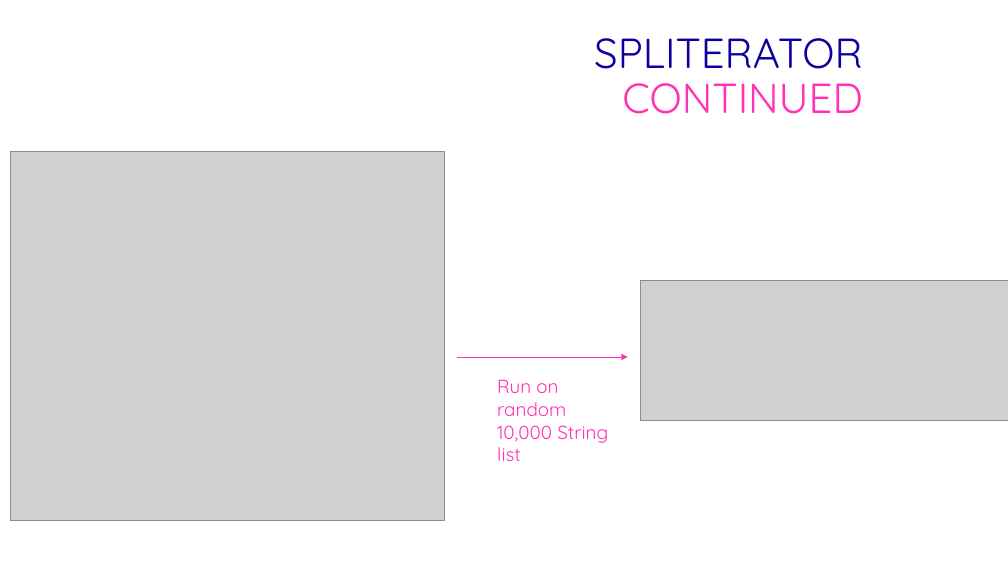
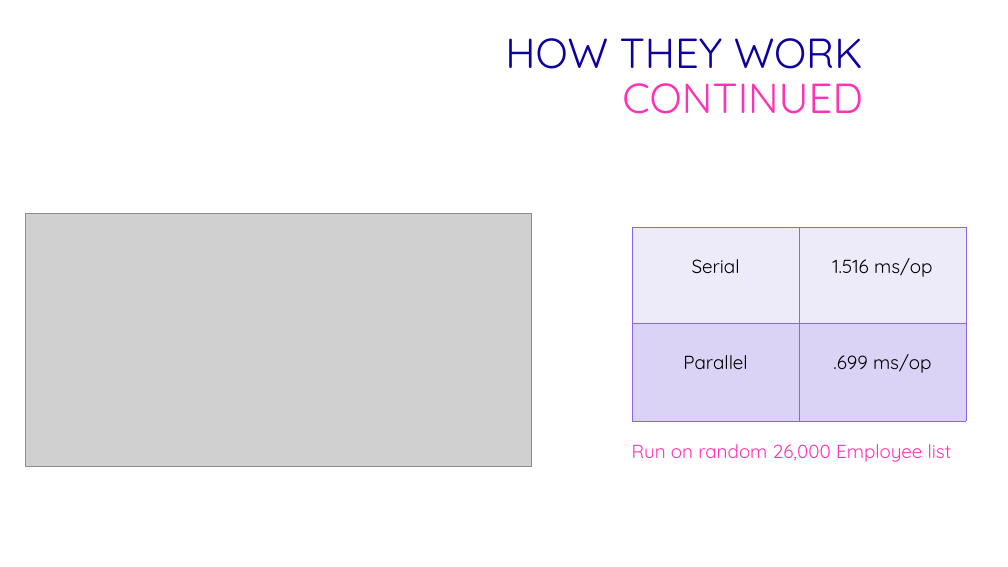
Before and after one commit to ethwillz/coms430, a slide deck: slide 5 of src/parallel_streams_presentation/p_stream_presentation.pptx (slide 6 before the commit). Drawn at 1008x567 pixels with LibreOffice and Linux fonts; fonts in the diff are those of the drawing; grey boxes stand for pictures; background and template pictures are left out. Boxes give left, top, right and bottom in pixels: in the first picture for what was removed or moved away, otherwise in the second. Text is boxed around its words. In the diff, an @@ line names an element or a change of style, - is before the commit and + after.

```diff
--- a/src/parallel_streams_presentation/p_stream_presentation.pptx
+++ b/src/parallel_streams_presentation/p_stream_presentation.pptx
@@ title at <box>505,38,863,114</box>: text changed @@
-SPLITERATOR
-CONTINUED
+HOW THEY WORK
+CONTINUED
@@ picture: place and size @@
-picture at <box>11,151,445,521</box>
+picture at <box>26,214,532,467</box>
@@ table added at <box>632,228,966,421</box>, 2 rows, 2 columns @@
+Serial | 1.516 ms/op
+Parallel | .699 ms/op
@@ picture removed at <box>640,281,1008,421</box> @@
@@ arrow removed from (457, 357) to (628, 357) @@
@@ text at <box>632,444,952,462</box>: text changed @@
-Run on random 10,000 String list
+Run on random 26,000 Employee list
```
Also in this commit, not shown: 6 other slides changed, 24 other files.
